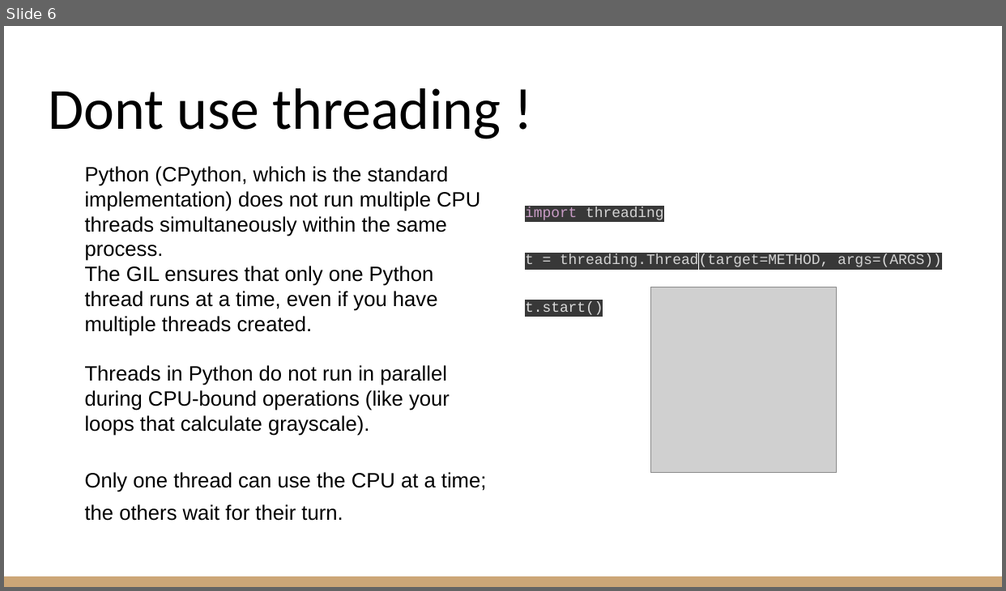
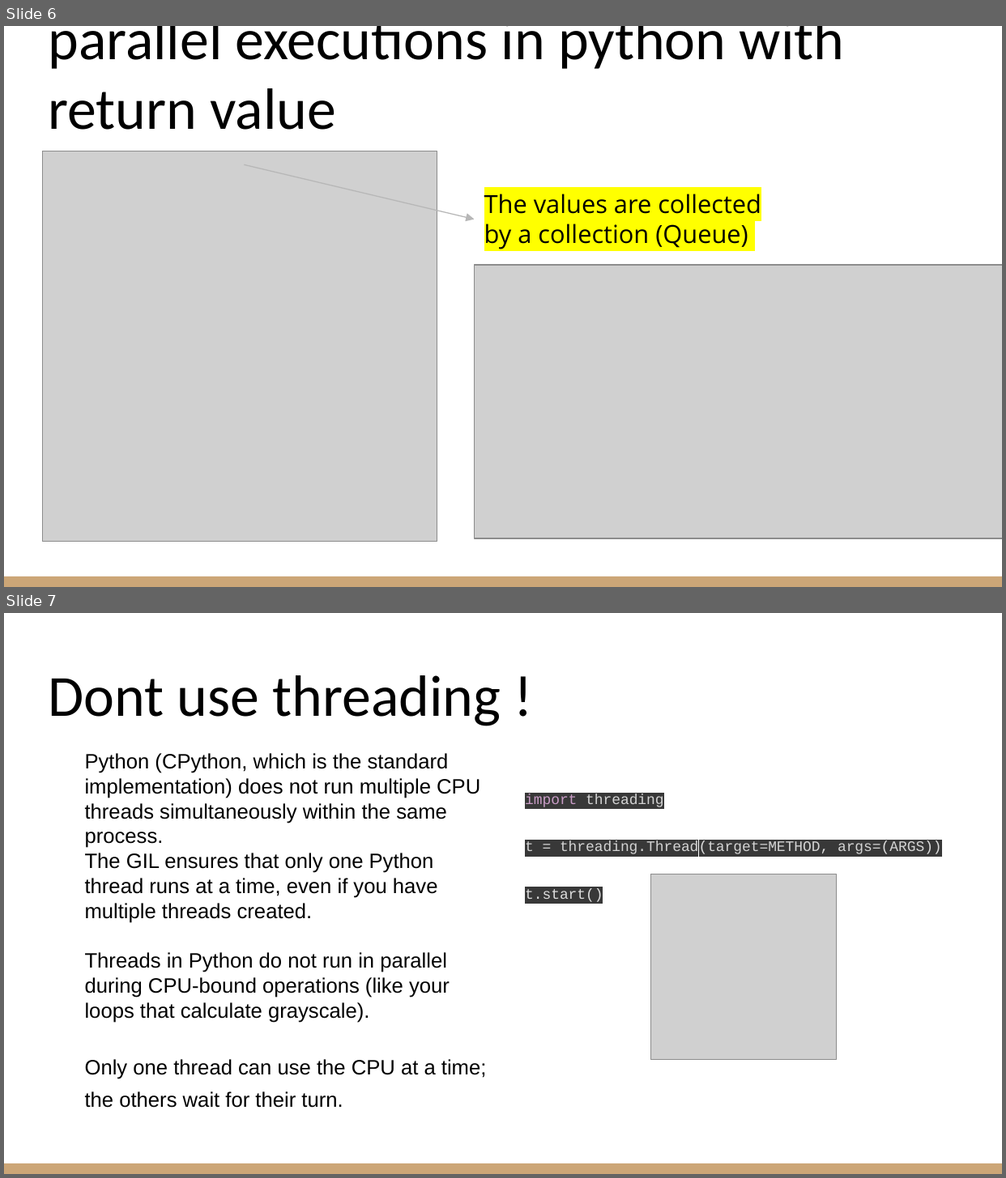
Before and after one commit to memoodm/python-multithreading, a slide deck: parallel vs sequential/presentation/Concurrency and parallelism.pptx. Shown one above the other, each under a label of ours: slide 6 before the commit, slides 6 and 7 after it. The pictures are 1006x591 and 1006x1178 pixels, drawn with LibreOffice and Linux fonts; fonts in the diff are those of the drawing; grey boxes stand for pictures. Boxes give left, top, right and bottom in pixels: in the first picture for what was removed or moved away, otherwise in the second. Text is boxed around its words. In the diff, an @@ line names an element or a change of style, - is before the commit and + after.

Commit message:
improve parallel workshop class

```diff
--- a/parallel vs sequential/presentation/Concurrency and parallelism.pptx
+++ b/parallel vs sequential/presentation/Concurrency and parallelism.pptx
@@ slide 6 added at (4,26,1002,587), background #FFFFFF; not listed: 1 template element that a slide beside it also shows @@
@@ title added at (48,26,845,130), 42 pt, text #000000 @@
+parallel executions in python with return value
@@ picture added at (43,151,437,541) @@
@@ arrow added from (245, 165) to (474, 220), #B7B7B7 0.75 pt @@
@@ text added at (484,194,761,250), 18 pt, text #000000 @@
+The values are collected by a collection (Queue)
@@ picture added at (474,264,1002,538) @@
@@ what was slide 6 is now slide 7 @@
```
Also in this commit, not shown: 1 slide changed, 3 other files.
